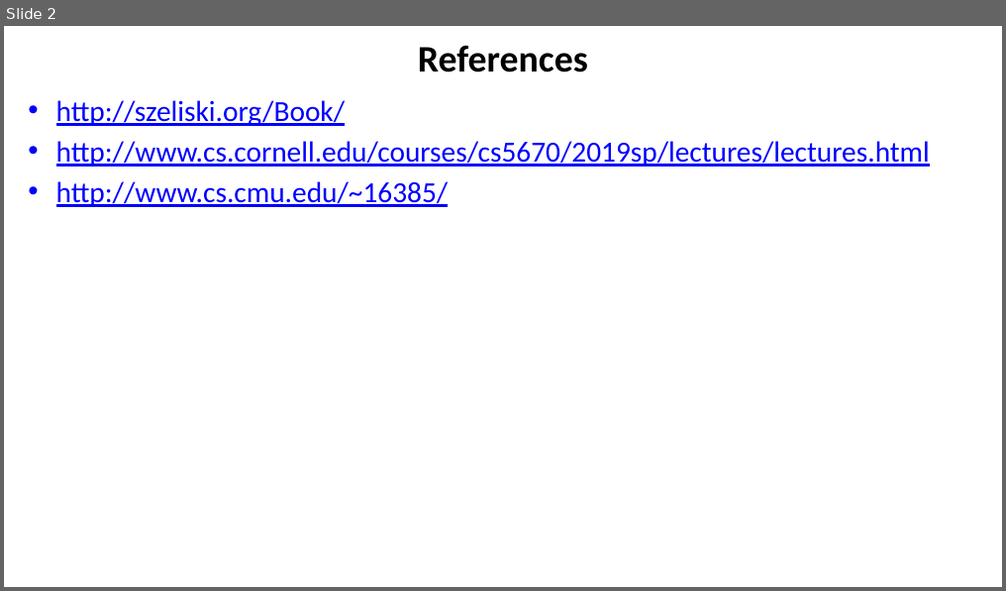
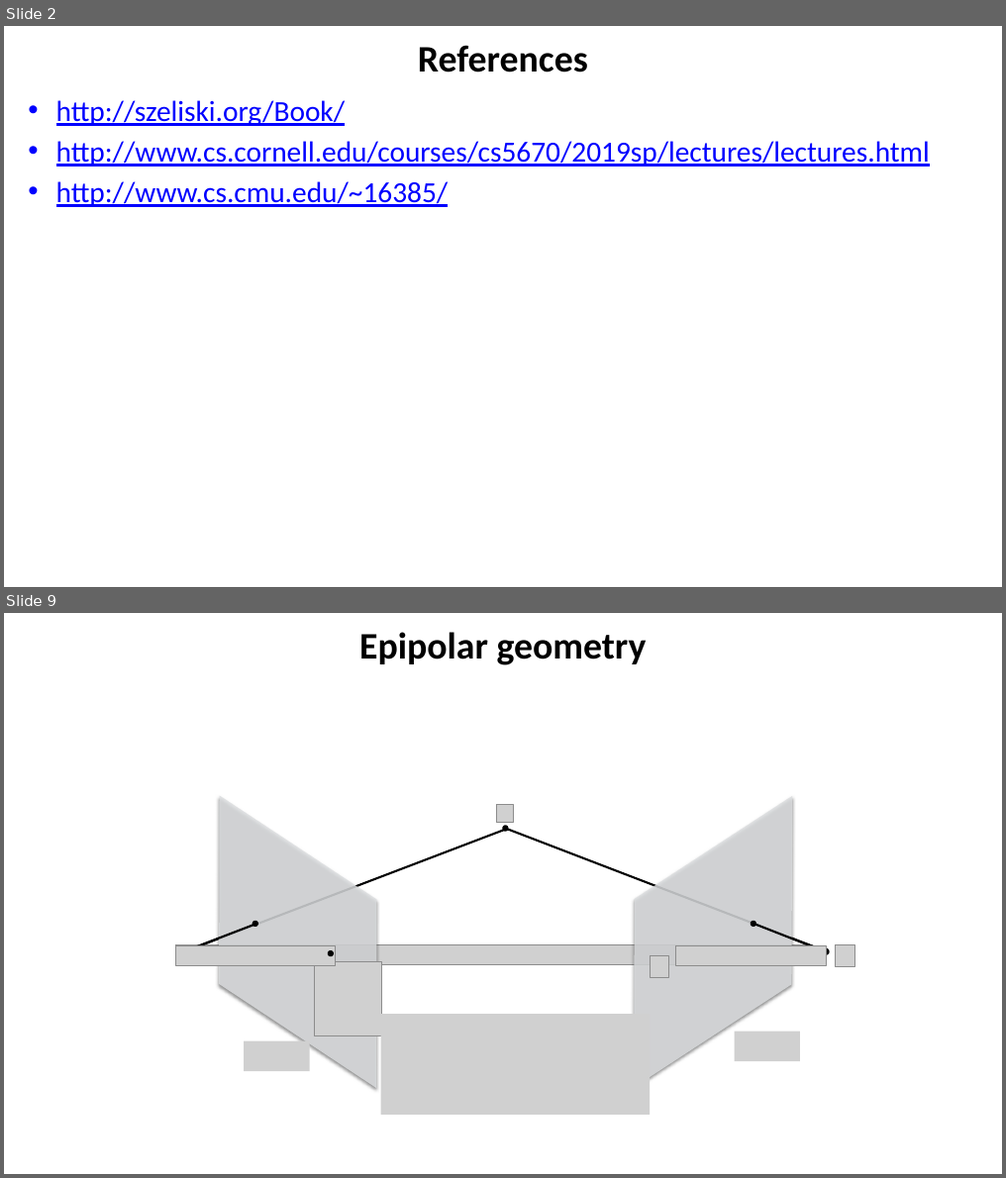
Before and after one commit to YoniChechik/AI_is_Math, a slide deck: c_09_stereo/stereo.pptx. Shown one above the other, each under a label of ours: slide 2 before the commit, slides 2 and 9 after it; the slides between them are not shown. The pictures are 1006x591 and 1006x1178 pixels, drawn with LibreOffice and Linux fonts; fonts in the diff are those of the drawing; grey boxes stand for pictures; background and template pictures are left out. Boxes give left, top, right and bottom in pixels: in the first picture for what was removed or moved away, otherwise in the second. Text is boxed around its words. In the diff, an @@ line names an element or a change of style, - is before the commit and + after.

```diff
--- a/c_09_stereo/stereo.pptx
+++ b/c_09_stereo/stereo.pptx
@@ slide 9 added at bbox=[4, 613, 1002, 1174], background #FFFFFF @@
@@ title added at bbox=[359, 632, 647, 665], 36 pt, text #000000, bold @@
+Epipolar geometry
@@ freeform shape added at bbox=[141, 754, 455, 1131], fill #DCDEE0 at 83% opacity @@
@@ freeform shape added at bbox=[555, 754, 871, 1131], fill #DCDEE0 at 83% opacity @@
@@ picture added at bbox=[497, 805, 513, 822] @@
@@ arrow added from (507, 829) to (182, 953), #000000 2 pt @@
@@ arrow added from (505, 827) to (506, 829), #000000 2 pt @@
@@ arrow added from (507, 829) to (826, 952), #000000 2 pt @@
@@ arrow added from (257, 924) to (182, 953), #000000 2 pt @@
@@ arrow added from (254, 923) to (255, 924), #000000 2 pt @@
@@ arrow added from (751, 923) to (826, 953), #000000 2 pt @@
@@ arrow added from (752, 923) to (753, 924), #000000 2 pt @@
@@ picture added at bbox=[176, 945, 813, 964] @@
@@ picture added at bbox=[176, 946, 335, 965] @@
@@ picture added at bbox=[314, 961, 382, 1036] @@
@@ arrow added from (330, 953) to (331, 954), #000000 2 pt @@
@@ picture added at bbox=[650, 956, 668, 977] @@
@@ picture added at bbox=[675, 946, 826, 965] @@
@@ picture added at bbox=[835, 945, 855, 966] @@
@@ picture added at bbox=[381, 1014, 650, 1115] @@
@@ picture added at bbox=[244, 1042, 310, 1071] @@
@@ picture added at bbox=[735, 1032, 801, 1061] @@
```
Also in this commit, not shown: 52 other slides added, 10 slides removed, 6 other files.
